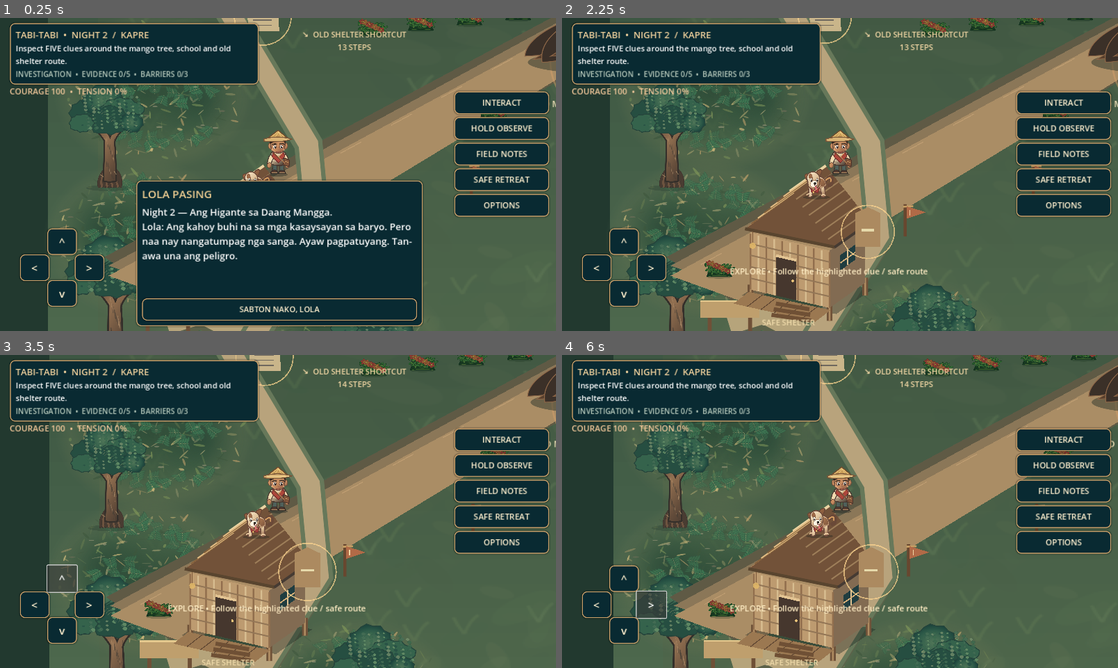
Above: before the commit, frames 1-4 (two rows, left to right).
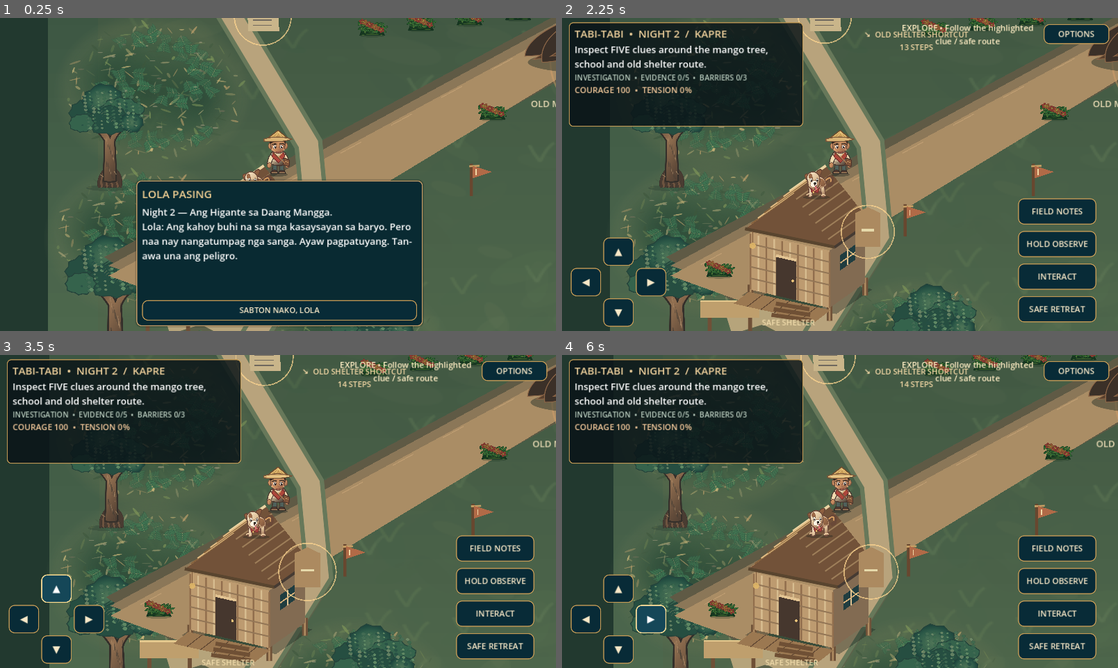
Above: after the commit, the same moments.

Repository: LokiJ07/Tabi-tabi
Game: Godot game, scene res://scenes/night02.tscn
Same seed, same stepped clock (60 frames per second), same inputs: the game is played once before the commit and once after it. This scene is started directly instead of the project's main scene.
Inputs (mouse positions are in pixels of both pictures, inside the frame that each line leads up to):
- Up to frame 1 (0.25 s): no input
- Up to frame 2 (2.25 s): click (623, 293) at 0.5 s, where only the run before the commit has a clickable "v"; click (623, 240) at 1.25 s, where only the run before the commit has a clickable "^"; click "SABTON NAKO, LOLA" at 2 s
- Up to frame 3 (3.5 s): click "^" (after the commit: "▲") at 2.75 s
- Up to frame 4 (6 s): click "<" (after the commit: "◀") at 3.5 s; tap Enter (ui_accept) at 4.25, 4.52 s; move the mouse to (962, 495) at 4.27 s; hold Right (ui_right) 4.28-5 s; click (962, 495) at 4.42 s; click "CONTINUE" at 5 s; click ">" (after the commit: "▶") at 5.75 s

The runs differ from the first frame. In frame 1, 17% of the frame differs, in the area x 1-99%, y 1-97%; in frame 2, 22%; in frame 3, 22%, in the area x 1-99%, y 1-99%; in frame 4, 22%.

Commit message:
fix(night2): reuse Night1 physical HUD layout and suppress touch behind modals

Diff:
--- a/scripts/night02_main.gd
+++ b/scripts/night02_main.gd
@@ -177,7 +177,19 @@
 		progress.visible = story.phase == 2
 		progress.value = story.observation * 100.0
 	danger.text = "COURAGE %d  •  TENSION %d%%" % [roundi(story.courage), roundi(story.alarm * 100.0)]
+	_sync_gameplay_hud()
 	queue_redraw()
+
+func _sync_gameplay_hud() -> void:
+	if gameplay_controls == null:
+		return
+	var modal := dialogue.visible or notebook.visible or options_panel.visible or ending_panel.visible or menu_confirm.visible or quit_confirm.visible
+	gameplay_controls.visible = not modal
+	if modal:
+		# Hidden touch buttons must never keep moving the player.
+		held_moves.clear()
+		motion = Vector2.ZERO
+		observe_held = false
 
 func _unhandled_input(event: InputEvent) -> void:
 	if event.is_action_pressed("ui_accept") and not dialogue.visible:
@@ -509,27 +521,37 @@
 	var layout := Control.new()
 	layout.name = "Night2Screen"
 	layout.set_anchors_and_offsets_preset(Control.PRESET_FULL_RECT)
+	layout.mouse_filter = Control.MOUSE_FILTER_IGNORE
 	hud.add_child(layout)
+	gameplay_controls = Control.new()
+	gameplay_controls.name = "GameplayControls"
+	gameplay_controls.set_anchors_and_offsets_preset(Control.PRESET_FULL_RECT)
+	gameplay_controls.mouse_filter = Control.MOUSE_FILTER_IGNORE
+	layout.add_child(gameplay_controls)
 	var status := PanelContainer.new()
 	status.name = "ObjectiveCard"
-	status.anchor_left = .018
-	status.anchor_right = .465
-	status.anchor_top = .017
-	status.anchor_bottom = .207
-	status.add_theme_stylebox_override("panel", _panel_style())
-	layout.add_child(status)
+	status.anchor_left = 0.0
+	status.anchor_right = 0.44
+	status.anchor_top = 0.0
+	status.anchor_bottom = 0.0
+	status.offset_left = 16.0
+	status.offset_right = -8.0
+	status.offset_top = 10.0
+	status.offset_bottom = 250.0
+	SharedHUD.style_status_panel(status)
+	gameplay_controls.add_child(status)
 	var stack := VBoxContainer.new()
 	stack.add_theme_constant_override("separation", 3)
 	status.add_child(stack)
 	var heading := Label.new()
 	heading.text = "TABI-TABI  •  NIGHT 2  /  KAPRE"
-	heading.add_theme_font_size_override("font_size", 21)
+	heading.add_theme_font_size_override("font_size", 24)
 	heading.add_theme_color_override("font_color", Color("#f0d19c"))
 	stack.add_child(heading)
 	objective = Label.new()
 	objective.name = "ObjectiveText"
 	objective.autowrap_mode = TextServer.AUTOWRAP_WORD_SMART
-	objective.add_theme_font_size_override("font_size", roundi(18.0*prefs.text_scale))
+	objective.add_theme_font_size_override("font_size", roundi(22.0*prefs.text_scale))
 	stack.add_child(objective)
 	subtitle = Label.new()
 	subtitle.add_theme_font_size_override("font_size", 17)
@@ -537,13 +559,9 @@
 	stack.add_child(subtitle)
 	danger = Label.new()
 	danger.name = "CourageAndTension"
-	danger.anchor_left = .017
-	danger.anchor_right = .43
-	danger.anchor_top = .215
-	danger.anchor_bottom = .260
 	danger.add_theme_color_override("font_color", Color("#f4c99b"))
-	danger.add_theme_font_size_override("font_size", 19)
-	layout.add_child(danger)
+	danger.add_theme_font_size_override("font_size", roundi(19.0*prefs.text_scale))
+	stack.add_child(danger)
 	waypoint_label = Label.new()
 	waypoint_label.name = "NextLocationCompass"
 	waypoint_label.anchor_left = .475
@@ -554,7 +572,7 @@
 	waypoint_label.autowrap_mode = TextServer.AUTOWRAP_WORD_SMART
 	waypoint_label.add_theme_font_size_override("font_size", roundi(18.0*prefs.text_scale))
 	waypoint_label.add_theme_color_override("font_color", Color("#f1d6a4"))
-	layout.add_child(waypoint_label)
+	gameplay_controls.add_child(waypoint_label)
 	progress = ProgressBar.new()
 	progress.name = "ObserveProgress"
 	progress.anchor_left = .29
@@ -564,50 +582,41 @@
 	progress.max_value = 100
 	progress.show_percentage = false
 	progress.visible = false
-	layout.add_child(progress)
+	gameplay_controls.add_child(progress)
 	interaction_hint = Label.new()
 	interaction_hint.name = "InteractionHint"
-	interaction_hint.anchor_left = .23
-	interaction_hint.anchor_right = .73
-	interaction_hint.anchor_top = .79
-	interaction_hint.anchor_bottom = .865
+	interaction_hint.anchor_left = .60
+	interaction_hint.anchor_right = .86
+	interaction_hint.anchor_top = 0.0
+	interaction_hint.anchor_bottom = 0.0
+	interaction_hint.offset_top = 9.0
+	interaction_hint.offset_bottom = 89.0
 	interaction_hint.horizontal_alignment = HORIZONTAL_ALIGNMENT_CENTER
 	interaction_hint.autowrap_mode = TextServer.AUTOWRAP_WORD_SMART
 	interaction_hint.add_theme_font_size_override("font_size", roundi(19.0*prefs.text_scale))
 	interaction_hint.add_theme_color_override("font_color", Color("#ffedc4"))
-	layout.add_child(interaction_hint)
+	gameplay_controls.add_child(interaction_hint)
 	# Compact directional cluster on bottom LEFT. Action stack on right,
 	# never over the center character or target.
+	# Same thumb positions as Night 1; no per-chapter control drift.
 	var moves := [
-		["up", "^", .085, .672],
-		["left", "<", .036, .755],
-		["right", ">", .134, .755],
-		["down", "v", .085, .838]]
+		["up", "▲"], ["left", "◀"], ["right", "▶"], ["down", "▼"]]
 	for entry in moves:
 		var dir_name: String = entry[0]
 		var direction := Button.new()
 		direction.name = "Move_" + dir_name
 		direction.text = entry[1]
-		direction.anchor_left = entry[2]
-		direction.anchor_right = entry[2]
-		direction.anchor_top = entry[3]
-		direction.anchor_bottom = entry[3]
-		direction.offset_right = 68
-		direction.offset_bottom = 58
-		direction.custom_minimum_size = Vector2(68,58)
-		_button_style(direction, 25)
+		SharedHUD.place_move_button(direction, dir_name)
+		_button_style(direction, 23)
 		direction.button_down.connect(func(): _press_move(dir_name, true))
 		direction.button_up.connect(func(): _press_move(dir_name, false))
 		direction.mouse_exited.connect(func(): _press_move(dir_name, false))
-		layout.add_child(direction)
-	var actions := VBoxContainer.new()
+		gameplay_controls.add_child(direction)
+	var actions := Control.new()
 	actions.name = "Night2Actions"
-	actions.anchor_left = .817
-	actions.anchor_right = .988
-	actions.anchor_top = .235
-	actions.anchor_bottom = .925
-	actions.add_theme_constant_override("separation", 7)
-	layout.add_child(actions)
+	actions.set_anchors_and_offsets_preset(Control.PRESET_FULL_RECT)
+	actions.mouse_filter = Control.MOUSE_FILTER_IGNORE
+	gameplay_controls.add_child(actions)
 	_action(actions, "INTERACT", _interact)
 	var hold := _action(actions, "HOLD OBSERVE", func(): pass)
 	hold.button_down.connect(func(): observe_held = true)
@@ -738,16 +747,7 @@
 	return style
 
 func _button_style(button: Button, font_size: int = 19) -> void:
-	button.add_theme_font_size_override("font_size", roundi(float(font_size)*prefs.text_scale))
-	button.add_theme_color_override("font_color", Color("#fff0cf"))
-	button.add_theme_color_override("font_hover_color", Color.WHITE)
-	var style := _panel_style()
-	style.content_margin_left = 7
-	style.content_margin_right = 7
-	button.add_theme_stylebox_override("normal", style)
-	var pressed := style.duplicate() as StyleBoxFlat
-	pressed.bg_color = Color("#385149")
-	button.add_theme_stylebox_override("pressed", pressed)
+	SharedHUD.style_game_button(button, font_size, true, prefs.text_scale)
 
 func _action(parent: Node, label: String, callback: Callable) -> Button:
 	var b := Button.new()
@@ -759,6 +759,8 @@
 	_button_style(b)
 	b.pressed.connect(callback)
 	parent.add_child(b)
+	if parent is Control and parent.name == "Night2Actions":
+		SharedHUD.place_action_button(b, label)
 	action_buttons[label] = b
 	return b
 
